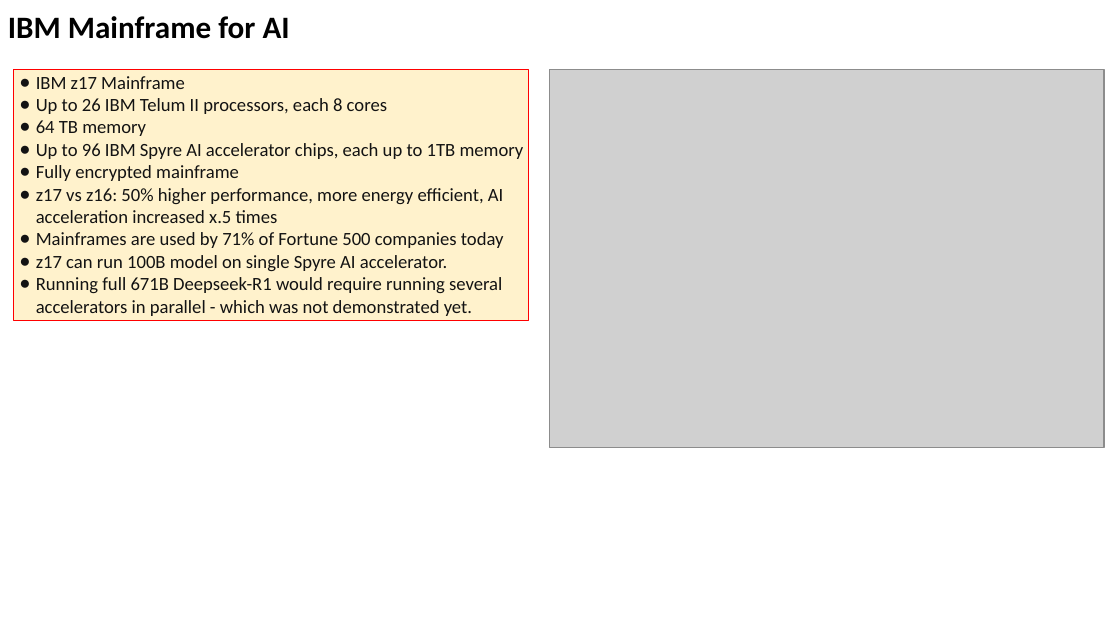
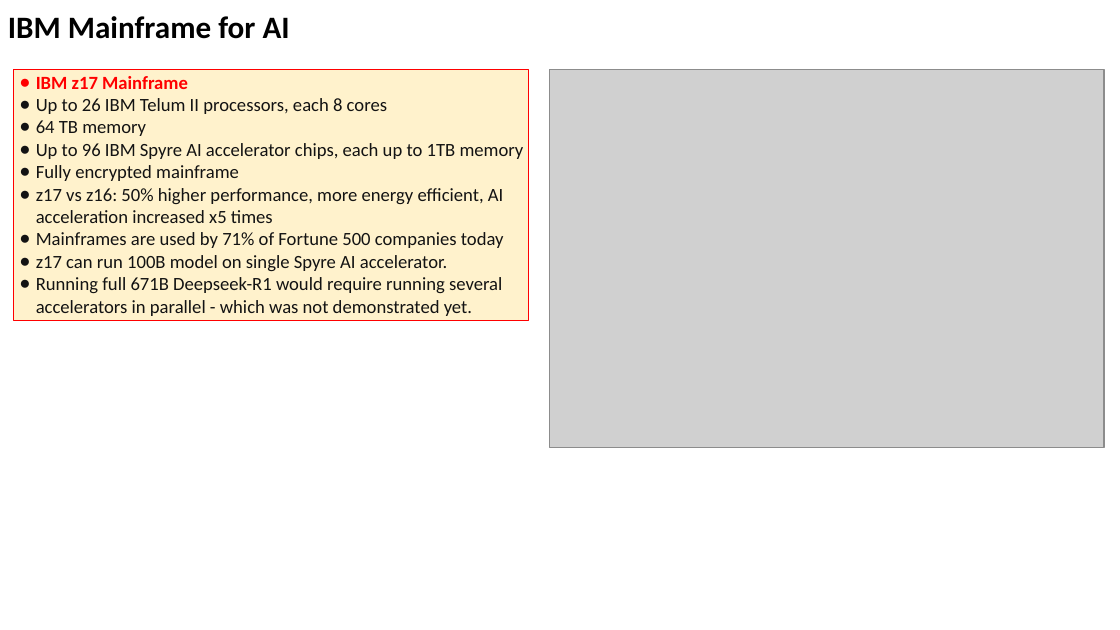
Before and after one commit to lselector/seminar, a slide deck: slide 18 of 2025/2025-04-11-AI-Updates.pptx (slide 16 before the commit). Drawn at 1120x630 pixels with LibreOffice and Linux fonts; fonts in the diff are those of the drawing; grey boxes stand for pictures. Boxes give left, top, right and bottom in pixels: in the first picture for what was removed or moved away, otherwise in the second. Text is boxed around its words. In the diff, an @@ line names an element or a change of style, - is before the commit and + after.

```diff
--- a/2025/2025-04-11-AI-Updates.pptx
+++ b/2025/2025-04-11-AI-Updates.pptx
@@ text in rectangle at bbox=[36, 76, 188, 89]: text colour #131313 to #FF0000, bold on in "IBM z17 Mainframe"; bullet colour #131313 to #FF0000 @@
@@ text in rectangle at bbox=[36, 188, 503, 223]: text changed @@
-● z17 vs z16: 50% higher performance, more energy efficient, AI acceleration increased x.5 times
+● z17 vs z16: 50% higher performance, more energy efficient, AI acceleration increased x5 times
```
Also in this commit, not shown: 12 other slides changed, 5 slides added, 1 slide removed.
